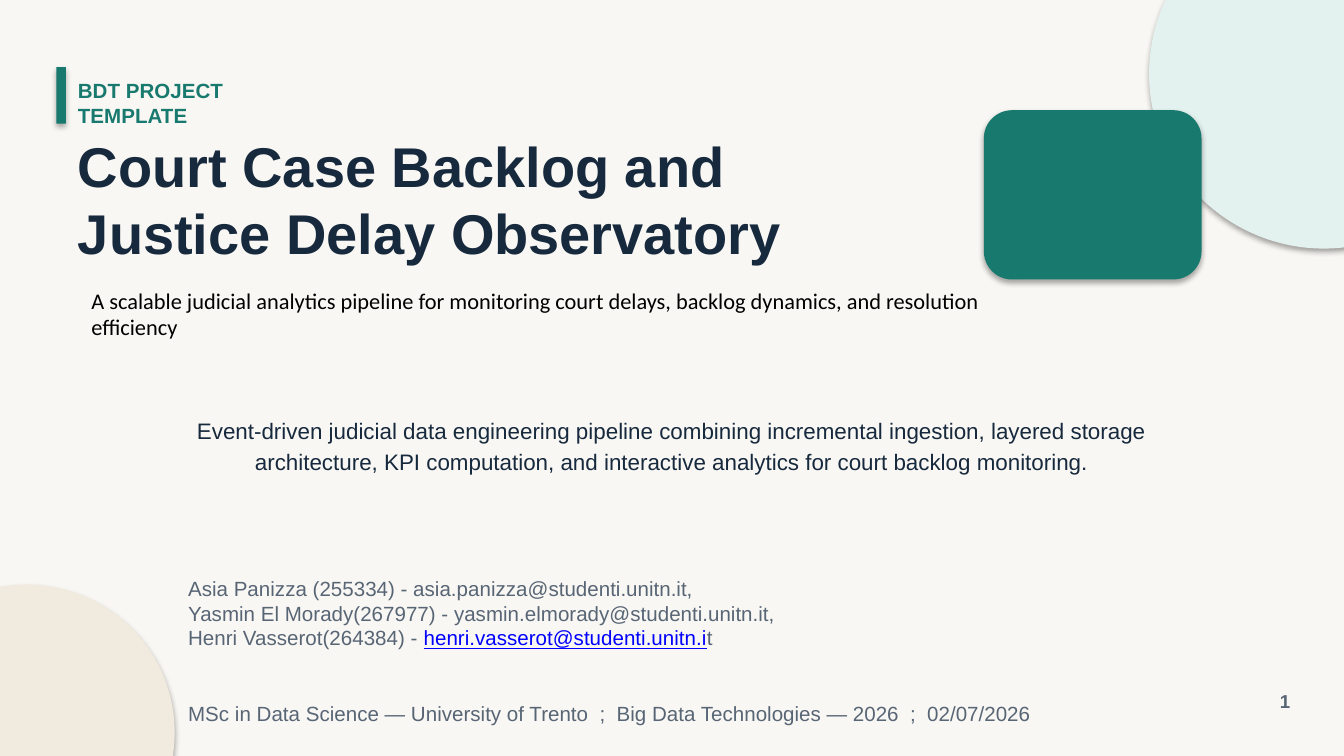
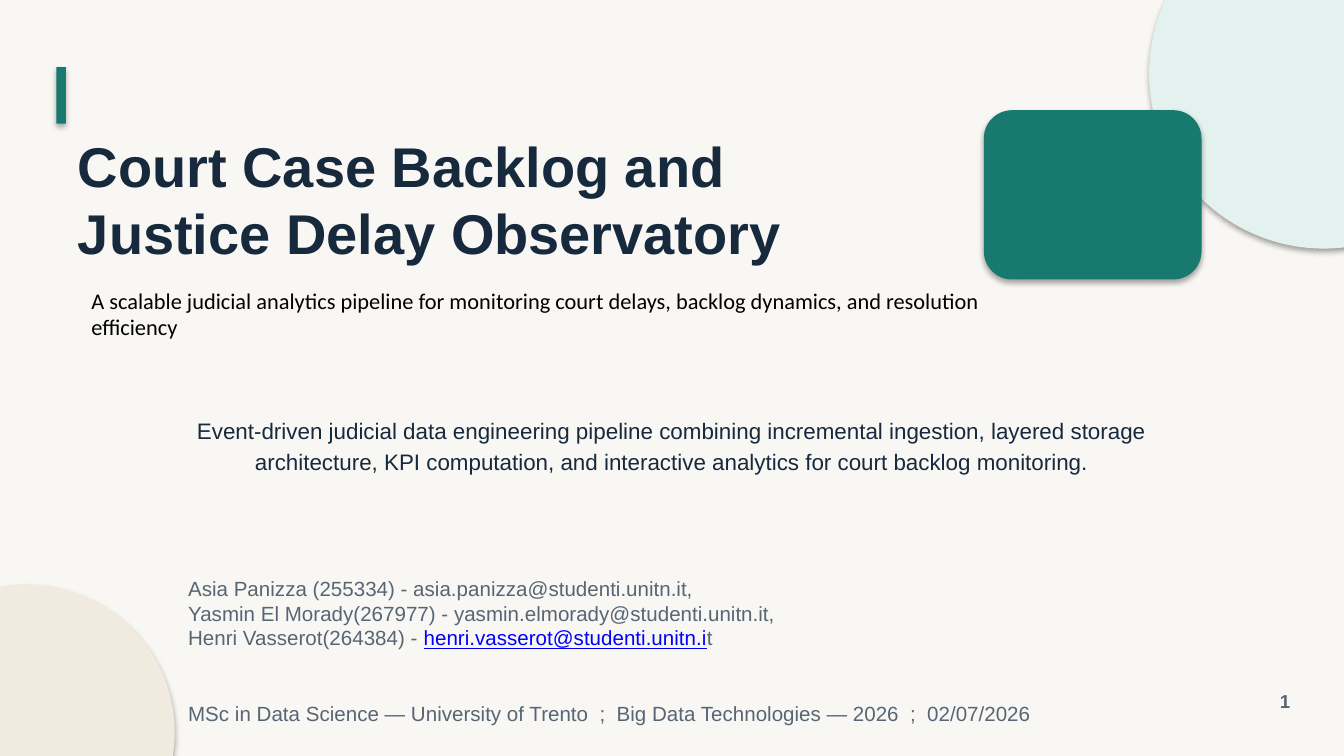
Before and after one commit to Big-data-court-hearings/project, a slide deck: slide 1 of docs/presentation/BDT_Project_Presentation.pptx. Drawn at 1344x756 pixels with LibreOffice and Linux fonts; fonts in the diff are those of the drawing. Boxes give left, top, right and bottom in pixels: in the first picture for what was removed or moved away, otherwise in the second. Text is boxed around its words. In the diff, an @@ line names an element or a change of style, - is before the commit and + after.

```diff
--- a/docs/presentation/BDT_Project_Presentation.pptx
+++ b/docs/presentation/BDT_Project_Presentation.pptx
@@ text removed at (x1=78, y1=83, x2=223, y2=123) @@
-BDT PROJECT TEMPLATE
```
Also in this commit, not shown: 1 other slide changed.
